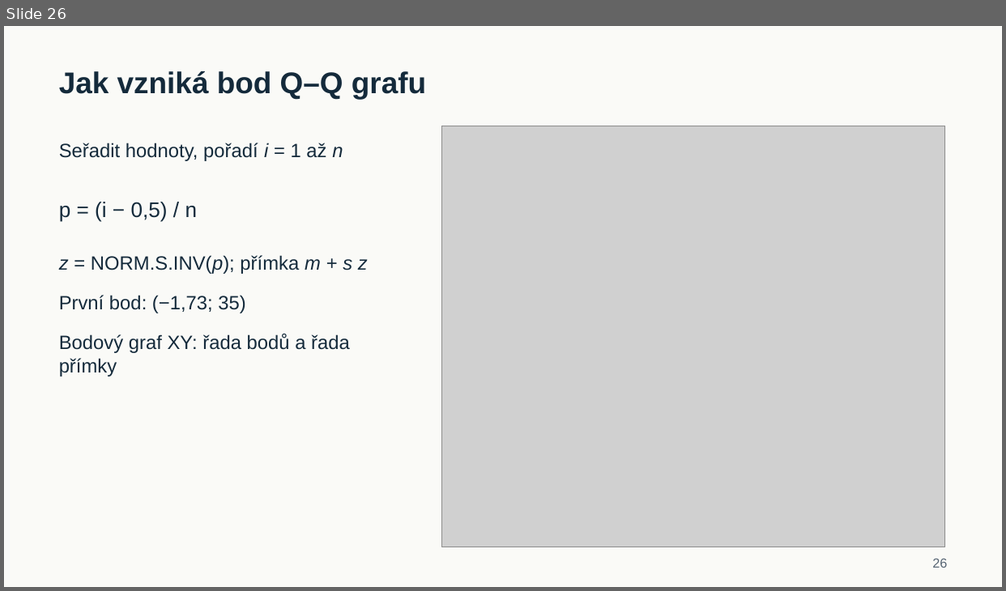
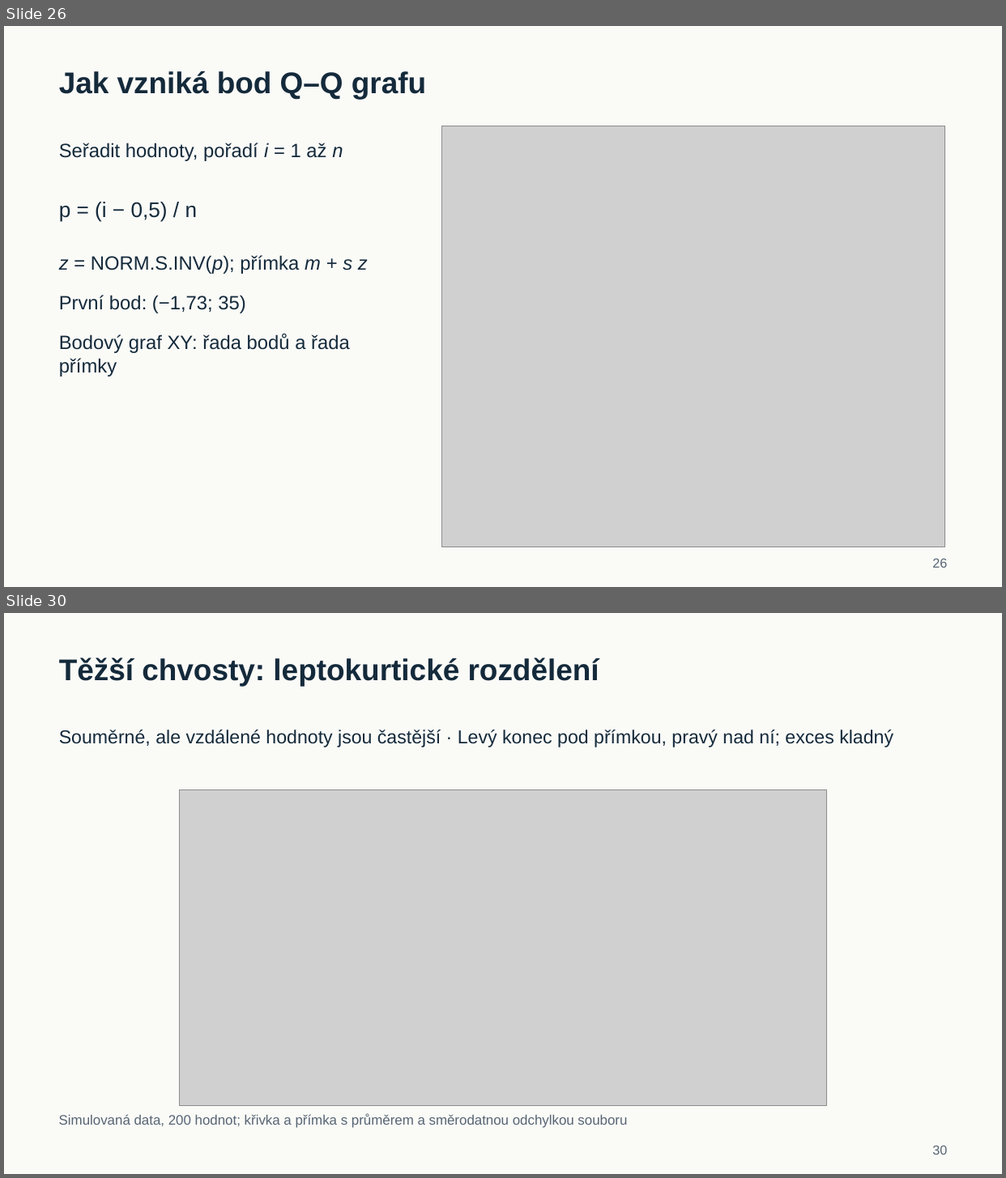
Before and after one commit to reckak/statistics-for-psychology, a slide deck: presentations/kapitola_04_normalni_rozdeleni.pptx. Shown one above the other, each under a label of ours: slide 26 before the commit, slides 26 and 30 after it; the slides between them are not shown. The pictures are 1006x591 and 1006x1178 pixels, drawn with LibreOffice and Linux fonts; fonts in the diff are those of the drawing; grey boxes stand for pictures. Boxes give left, top, right and bottom in pixels: in the first picture for what was removed or moved away, otherwise in the second. Text is boxed around its words. In the diff, an @@ line names an element or a change of style, - is before the commit and + after.

```diff
--- a/presentations/kapitola_04_normalni_rozdeleni.pptx
+++ b/presentations/kapitola_04_normalni_rozdeleni.pptx
@@ slide 30 added at [4, 613, 1002, 1174], background #FAFAF7 @@
@@ text added at [59, 658, 599, 686], 36 pt, text #142A3B, bold @@
+Těžší chvosty: leptokurtické rozdělení
@@ text added at [59, 730, 893, 747], 22.5 pt, text #142A3B @@
+Souměrné, ale vzdálené hodnoty jsou častější · Levý konec pod přímkou, pravý nad ní; exces kladný
@@ picture added at [180, 790, 826, 1105] @@
@@ text added at [59, 1114, 627, 1128], 16.5 pt, text #576574 @@
+Simulovaná data, 200 hodnot; křivka a přímka s průměrem a směrodatnou odchylkou souboru
@@ text added at [932, 1145, 947, 1155], 15.8 pt, text #576574 @@
+30
```
Also in this commit, not shown: 20 slides changed, 5 other slides added, 2 slides removed, 2 other files.
